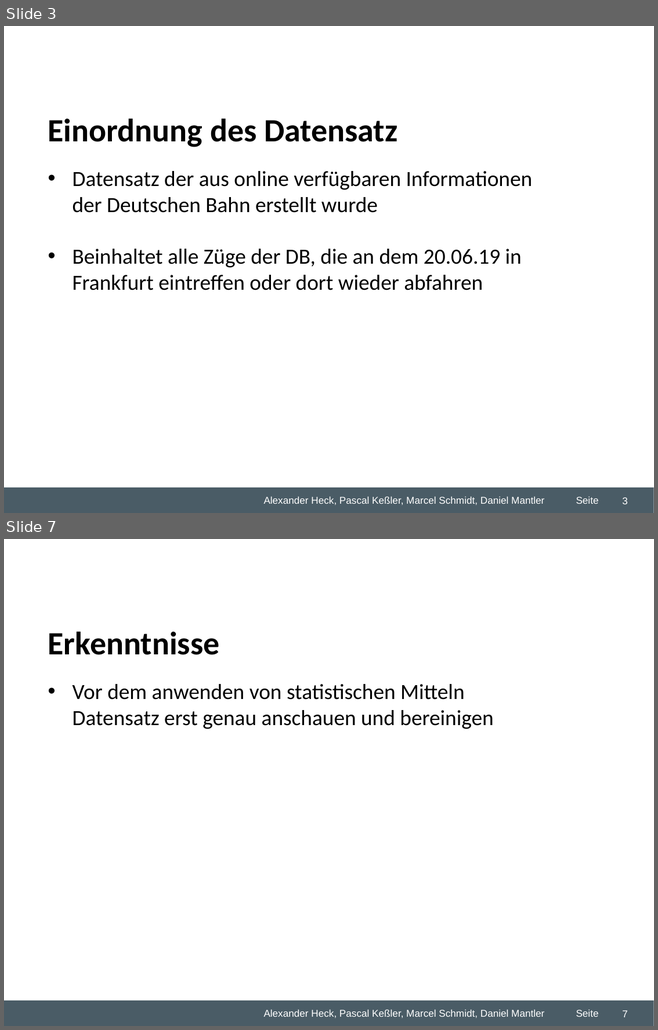
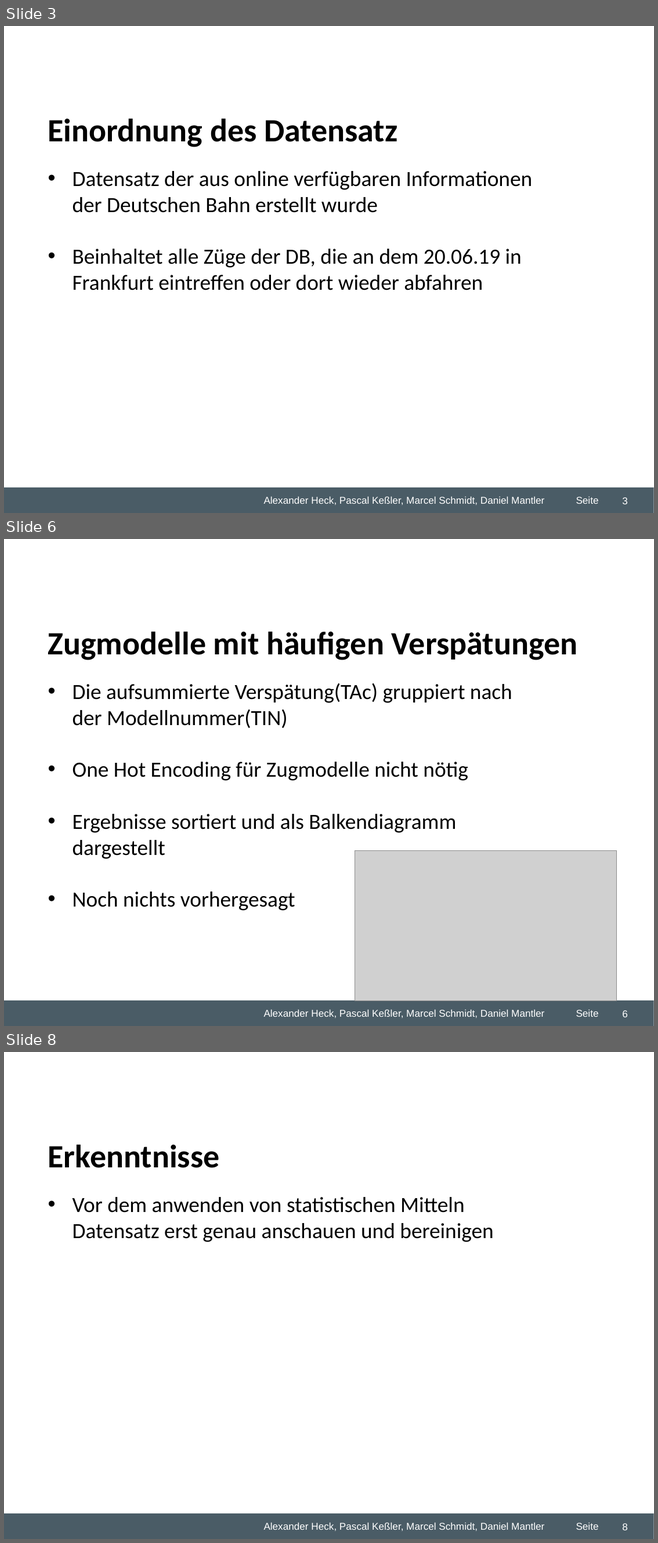
Before and after one commit to dmntlr/predictiveproject, a slide deck: Desktop/Studium/5. Semester/Predictive Analytics/Gruppenarbeit/WZ2 Predicitve Analytics Übung.ppt. Shown one above the other, each under a label of ours: slides 3 and 7 before the commit, slides 3, 6 and 8 after it; the slides between them are not shown. The pictures are 658x1030 and 658x1543 pixels, drawn with LibreOffice and Linux fonts; fonts in the diff are those of the drawing; grey boxes stand for pictures; background and template pictures are left out. Boxes give left, top, right and bottom in pixels: in the first picture for what was removed or moved away, otherwise in the second. Text is boxed around its words. In the diff, an @@ line names an element or a change of style, - is before the commit and + after.

```diff
--- a/Desktop/Studium/5. Semester/Predictive Analytics/Gruppenarbeit/WZ2 Predicitve Analytics Übung.ppt
+++ b/Desktop/Studium/5. Semester/Predictive Analytics/Gruppenarbeit/WZ2 Predicitve Analytics Übung.ppt
@@ slide 6 added at (4,539,654,1026), background #FFFFFF; not listed: 5 template elements that a slide beside it also shows @@
@@ text added at (48,631,578,660), 36 pt, text #000000, bold @@
+Zugmodelle mit häufigen Verspätungen
@@ text added at (72,683,512,911), 24 pt, text #000000 @@
+• Die aufsummierte Verspätung(TAc) gruppiert nach der Modellnummer(TIN)
+• One Hot Encoding für Zugmodelle nicht nötig
+• Ergebnisse sortiert und als Balkendiagramm dargestellt
+• Noch nichts vorhergesagt
@@ picture added at (354,851,616,1001) @@
@@ page number added at (622,1011,628,1017), 11 pt, text #FFFFFF @@
+6
@@ what was slide 7 is now slide 8 @@
@@ page number at (622,1524,628,1530): text changed @@
-7
+8
```
Also in this commit, not shown: 4 slides changed, 1 other file.
